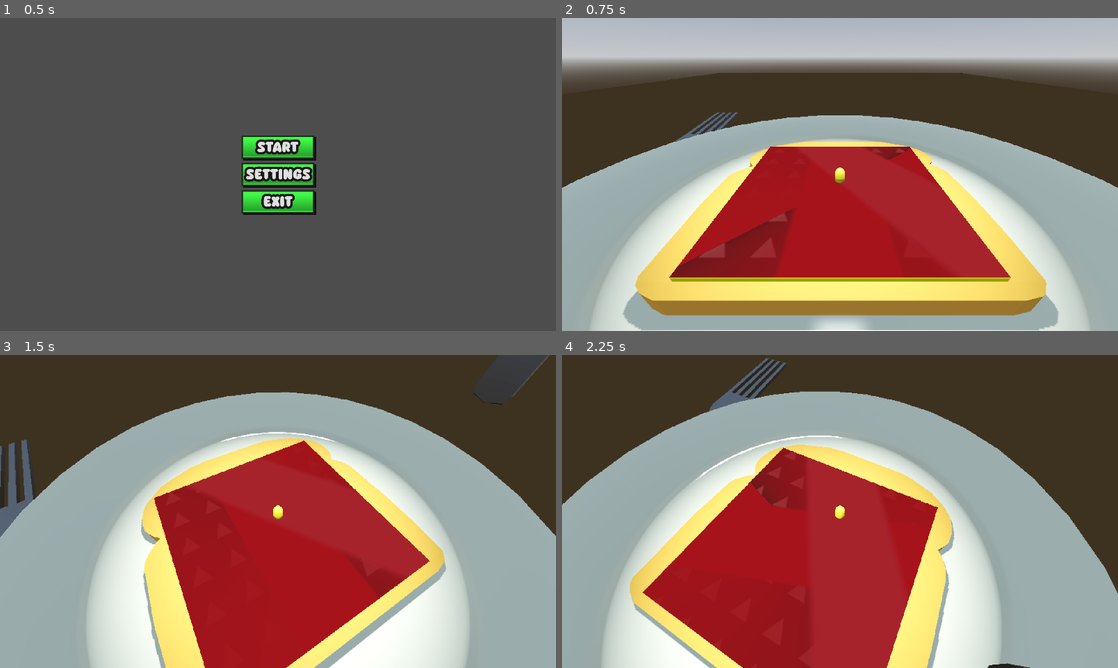
Above: before the commit, frames 1-4 (two rows, left to right).
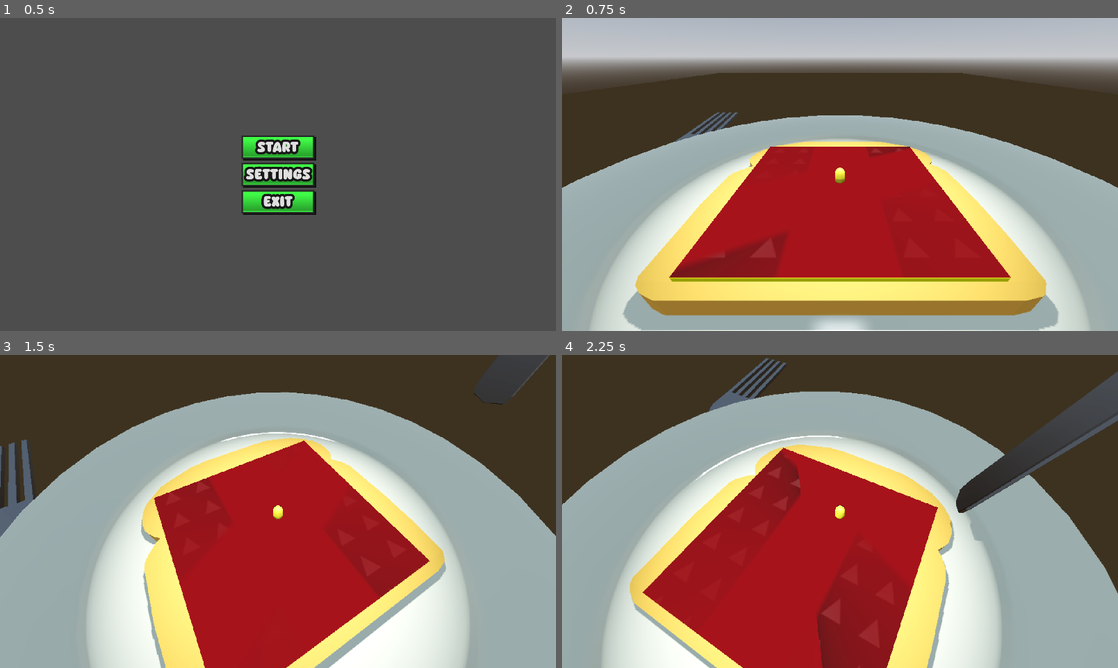
Above: after the commit, the same moments.

Repository: wolfthewizard/mages-breakfast
Game: Godot game, scene res://scenes/environments/menu/menu.tscn
Two runs of this game, one before a commit and one after it. Both use one fixed random seed, a clock stepped at 60 frames per second and the inputs below.
Inputs (mouse positions are in pixels of both pictures, inside the frame that each line leads up to):
- Up to frame 1 (0.5 s): no input
- Up to frame 2 (0.75 s): click "Start" at 0.5 s
- Up to frame 3 (1.5 s): move the mouse to (305, 511) at 1.27 s; hold W (up) from 1.28 s (still down)
- Up to frame 4 (2.25 s): keep holding W (up); tap Space (jump) at 1.52 s; move the mouse to (812, 511) at 2.02 s

Frame 1 is identical in both runs. In frame 2, 0.8% of the frame differs, in the area x 20-63%, y 41-81%; in frame 3, less than 0.1%; in frame 4, 6.6%, in the area x 33-100%, y 5-100%.

Commit message:
fixed stab telegraphing being completely off

Diff:
--- a/Mage's Breakfast/scenes/entities/butter_layer/butter_layer.tscn
+++ b/Mage's Breakfast/scenes/entities/butter_layer/butter_layer.tscn
@@ -31,11 +31,11 @@
 [sub_resource type="ShaderMaterial" id="ShaderMaterial_4cucf"]
 render_priority = 0
 shader = ExtResource("4_io6r8")
-shader_parameter/color = Vector3(1, 0.2, 0.2)
+shader_parameter/color = Vector3(1, 0.1, 0.1)
 shader_parameter/thickness = 0.35
 shader_parameter/dampening = 0.1
-shader_parameter/from = Vector2(1, 1)
-shader_parameter/to = Vector2(-0.5, 0)
+shader_parameter/from = Vector2(0, 0)
+shader_parameter/to = Vector2(1, 0.5)
 
 [sub_resource type="PlaneMesh" id="PlaneMesh_xnwba"]
 material = SubResource("ShaderMaterial_4cucf")
--- a/Mage's Breakfast/scenes/entities/butter_layer/telegraph_attack_stab.gdshader
+++ b/Mage's Breakfast/scenes/entities/butter_layer/telegraph_attack_stab.gdshader
@@ -2,28 +2,23 @@
 uniform vec3 color = vec3(1.0, 0.1, 0.1);
 uniform float thickness;
 uniform float dampening;
-uniform vec2 from = vec2(2.0, 1.0);
-uniform vec2 to = vec2(0.0, 0.5);
+uniform vec2 from = vec2(0.0, 0.0);
+uniform vec2 to = vec2(1.0, 0.5);
+
+float dist(vec2 pt, float A, float B, float C) {
+	return abs(A * pt.x + B * pt.y + C) / sqrt(A * A + B * B);
+}
 
 void fragment() {
-	vec2 dir = to - from;
-	float dir_ang = atan(dir.y / dir.x);
-	if (dir.x < 0.0) {
-		dir_ang += PI;
-	}
-	vec2 uv = (UV - 0.5) * 2.0;
-	uv.x += to.x * from.y - to.y * from.x;
-	float len = length(uv);
-	float ang = atan(uv.y / uv.x);
-	if (uv.x < 0.0) {
-		ang += PI;
-	}
-	ang += dir_ang;
-	uv = vec2(cos(ang), sin(ang)) * len;
-	float val = uv.x;
-	val = 	smoothstep(-thickness - dampening, -thickness, val) -
-			smoothstep(thickness, thickness + dampening, val);
 	ALBEDO = color;
+	float A = 1.0;
+	float B = (from.x - to.x) / (to.y - from.y);
+	float C = -from.x - B * from.y;
+
+	vec2 uv = UV * 2.0 - 1.0;
+	uv.y = -uv.y;
+	float d = dist(uv, A, B, C);
+	float val = 1.0 - smoothstep(thickness, thickness + dampening, d);
 	ALPHA *= val;
 }
 
--- a/Mage's Breakfast/scenes/entities/mage/mage.gd
+++ b/Mage's Breakfast/scenes/entities/mage/mage.gd
@@ -32,12 +32,17 @@
 	angle += PI / 4
 	angle = fmod(angle, TAU)
 	var on_x: bool = fmod(angle, PI) < PI / 2
+	#var dest_point = randf_range(-0.025, 0.025)
 	var dest_point = randf_range(-0.025, 0.025)
+	dest_point += 0.025 if dest_point > 0 else -0.025
 	var dest = Vector3(dest_point, 0.01, 0) if on_x else Vector3(0, 0.01, dest_point)
 	knife.stab_attack(source, dest)
+	print(Vector2(source.z, source.x) / 0.05)
+	print(Vector2(dest.z, dest.x) / 0.05)
+	print()
 	EventBus.stab_attack_preparing.emit(
-		Vector2(source.z, source.x),
-		Vector2(dest.z, dest.x),
+		Vector2(source.x, -source.z) / 0.05,
+		Vector2(dest.x, -dest.z) / 0.05,
 		knife.attack_preparation + knife.attack_delay + knife.attack_duration
 	)
 
@@ -55,13 +60,13 @@
 
 
 func _on_attack_timer_timeout():
-	var decider = randf()
-	if decider < ATTACK_THRESHOLDS[0]:
-		prepare_mow()
-	elif decider < ATTACK_THRESHOLDS[1]:
+	#var decider = randf()
+	#if decider < ATTACK_THRESHOLDS[0]:
+		#prepare_mow()
+	#elif decider < ATTACK_THRESHOLDS[1]:
 		prepare_stab()
-	else:
-		prepare_whirlwind()
+	#else:
+		#prepare_whirlwind()
 
 
 func _on_knife_attack_sequence_finished():
